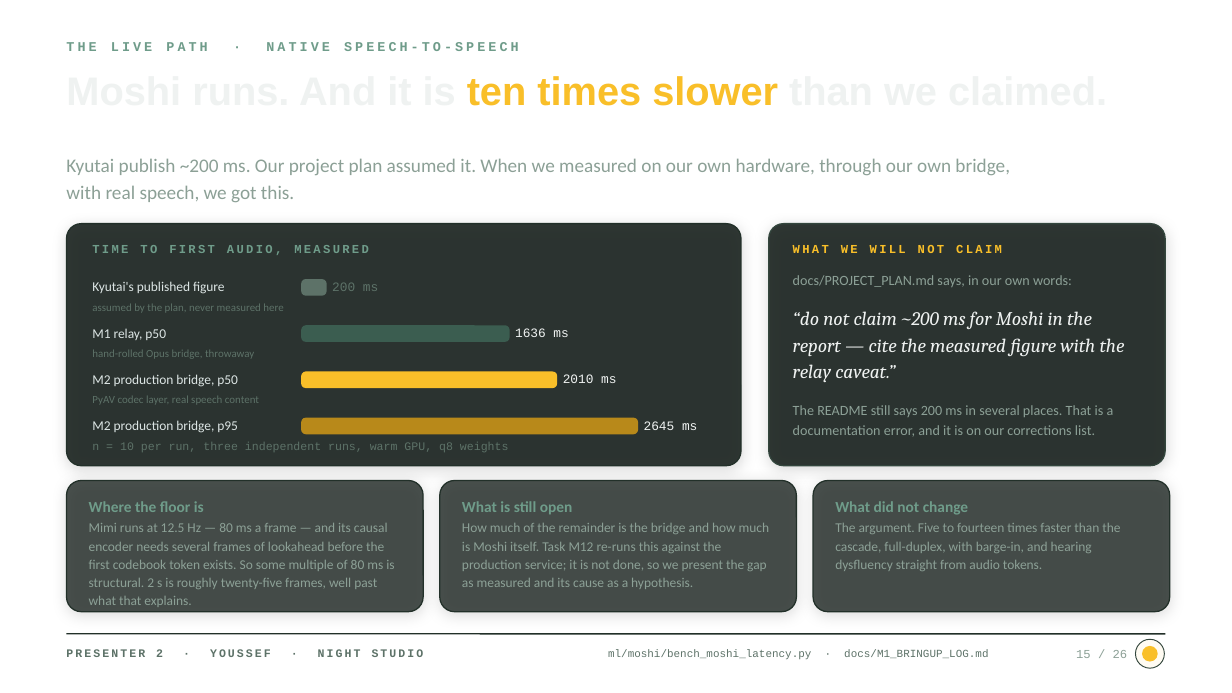
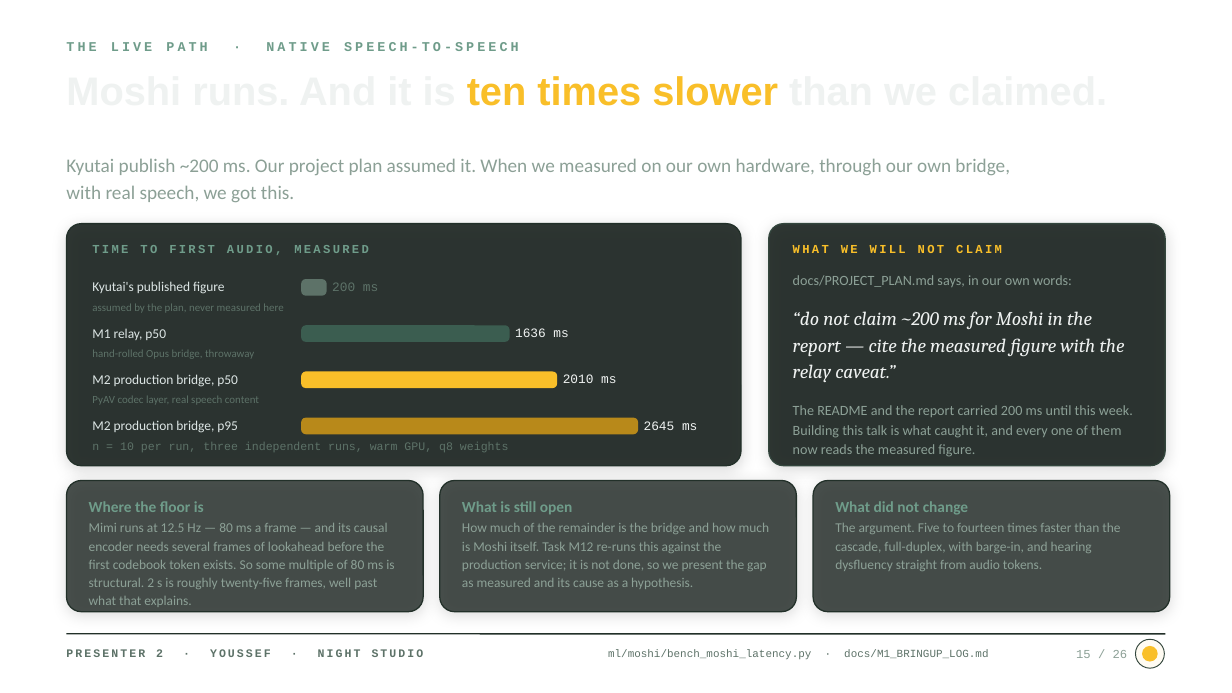
Before and after one commit to Ali-Khamis45/we-s2s-finalproject, a slide deck: slide 15 of docs/presentation/Speech-Confidence-Coach.pptx. Drawn at 1232x693 pixels with LibreOffice and Linux fonts; fonts in the diff are those of the drawing; background and template pictures are left out. Boxes give left, top, right and bottom in pixels: in the first picture for what was removed or moved away, otherwise in the second. Text is boxed around its words. In the diff, an @@ line names an element or a change of style, - is before the commit and + after.

```diff
--- a/docs/presentation/Speech-Confidence-Coach.pptx
+++ b/docs/presentation/Speech-Confidence-Coach.pptx
@@ text at <box>793,405,1133,456</box>: text changed @@
-The README still says 200 ms in several places. That is a documentation error, and it is on our corrections list.
+The README and the report carried 200 ms until this week. Building this talk is what caught it, and every one of them now reads the measured figure.
```
Also in this commit, not shown: 1 other slide changed, 1 other file.
